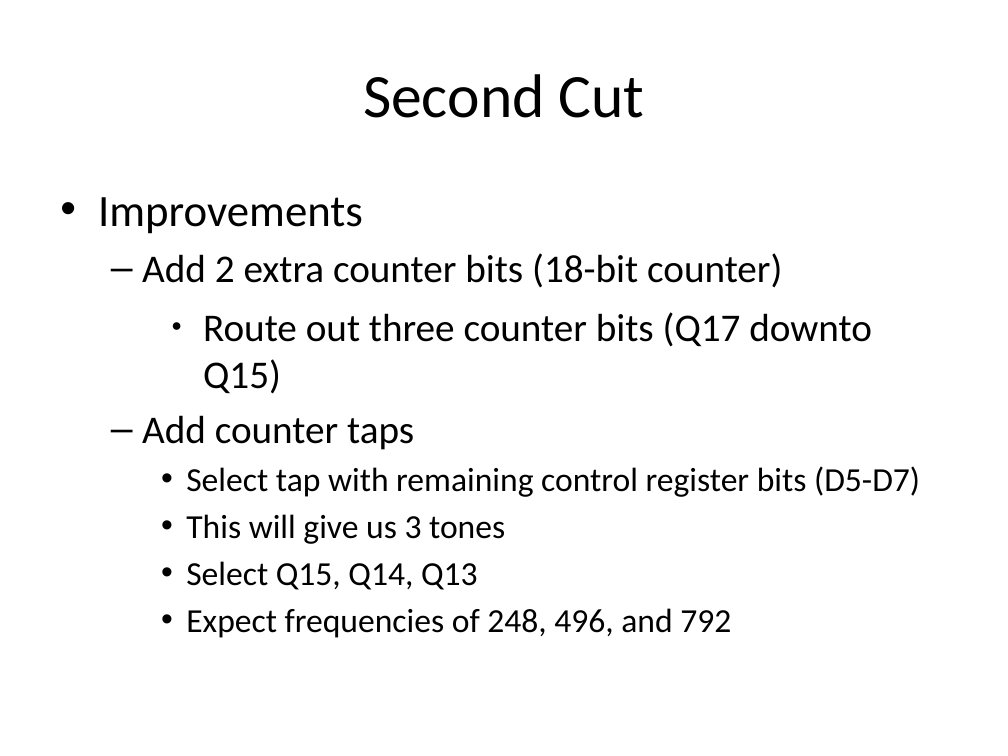
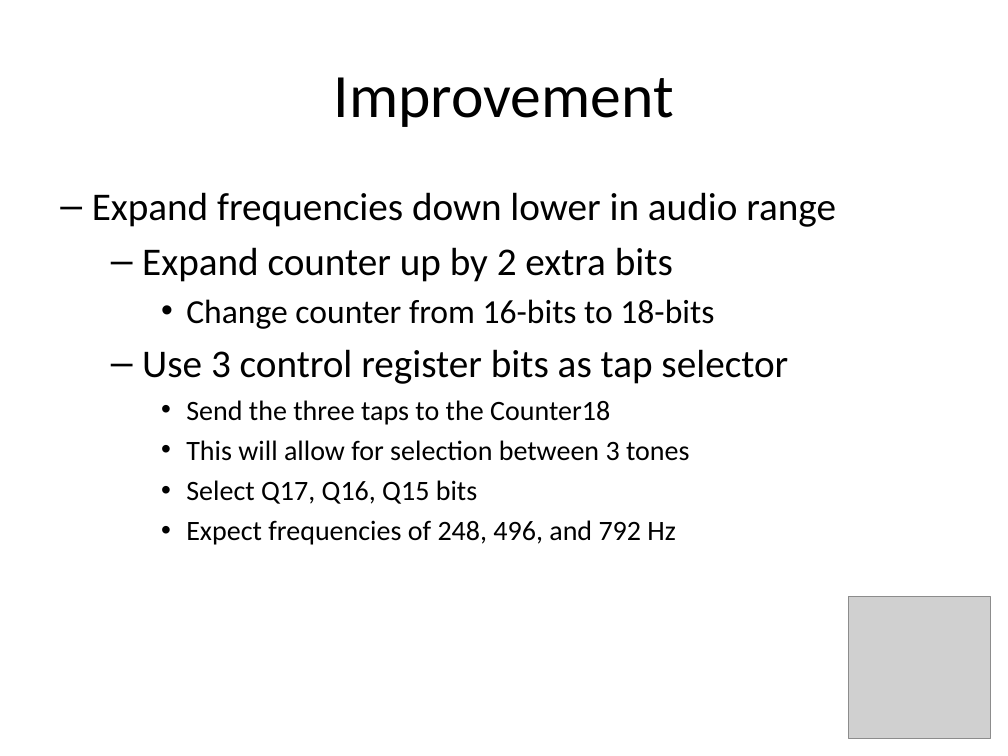
Before and after one commit to douggilliland/MultiComp, a slide deck: slide 17 of MultiComp (VHDL Template)/Components/SoundGen/Documentation/Sound Generator.pptx (slide 11 before the commit). Drawn at 1008x756 pixels with LibreOffice and Linux fonts; fonts in the diff are those of the drawing; grey boxes stand for pictures. Boxes give left, top, right and bottom in pixels: in the first picture for what was removed or moved away, otherwise in the second. Text is boxed around its words. In the diff, an @@ line names an element or a change of style, - is before the commit and + after.

```diff
--- a/MultiComp (VHDL Template)/Components/SoundGen/Documentation/Sound Generator.pptx
+++ b/MultiComp (VHDL Template)/Components/SoundGen/Documentation/Sound Generator.pptx
@@ text at [334,77,674,127]: text changed @@
-Second Cut
+Improvement
@@ text at [92,192,836,545]: text changed; size 24 to 20 pt @@
-• Improvements
-  – Add 2 extra counter bits (18-bit counter)
-    ● Route out three counter bits (Q17 downto Q15)
-  – Add counter taps
-    • Select tap with remaining control register bits (D5-D7)
-    • This will give us 3 tones
-    • Select Q15, Q14, Q13
-    • Expect frequencies of 248, 496, and 792
+– Expand frequencies down lower in audio range
+  – Expand counter up by 2 extra bits
+    • Change counter from 16-bits to 18-bits
+  – Use 3 control register bits as tap selector
+    • Send the three taps to the Counter18
+    • This will allow for selection between 3 tones
+    • Select Q17, Q16, Q15 bits
+    • Expect frequencies of 248, 496, and 792 Hz
@@ picture added at [849,597,991,739] @@
```
Also in this commit, not shown: 30 other slides changed, 27 slides added, 1 slide removed, 5 other files.
